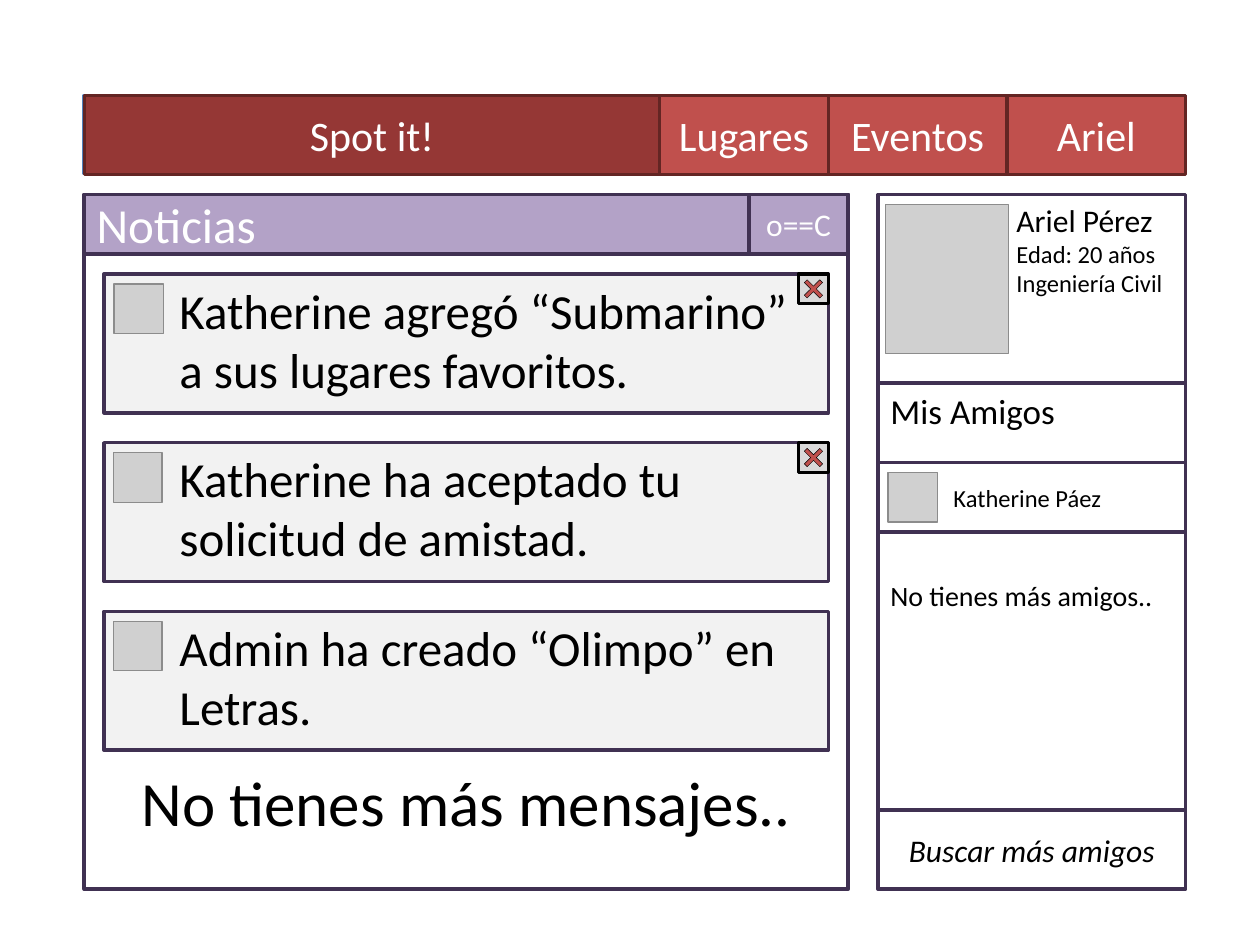
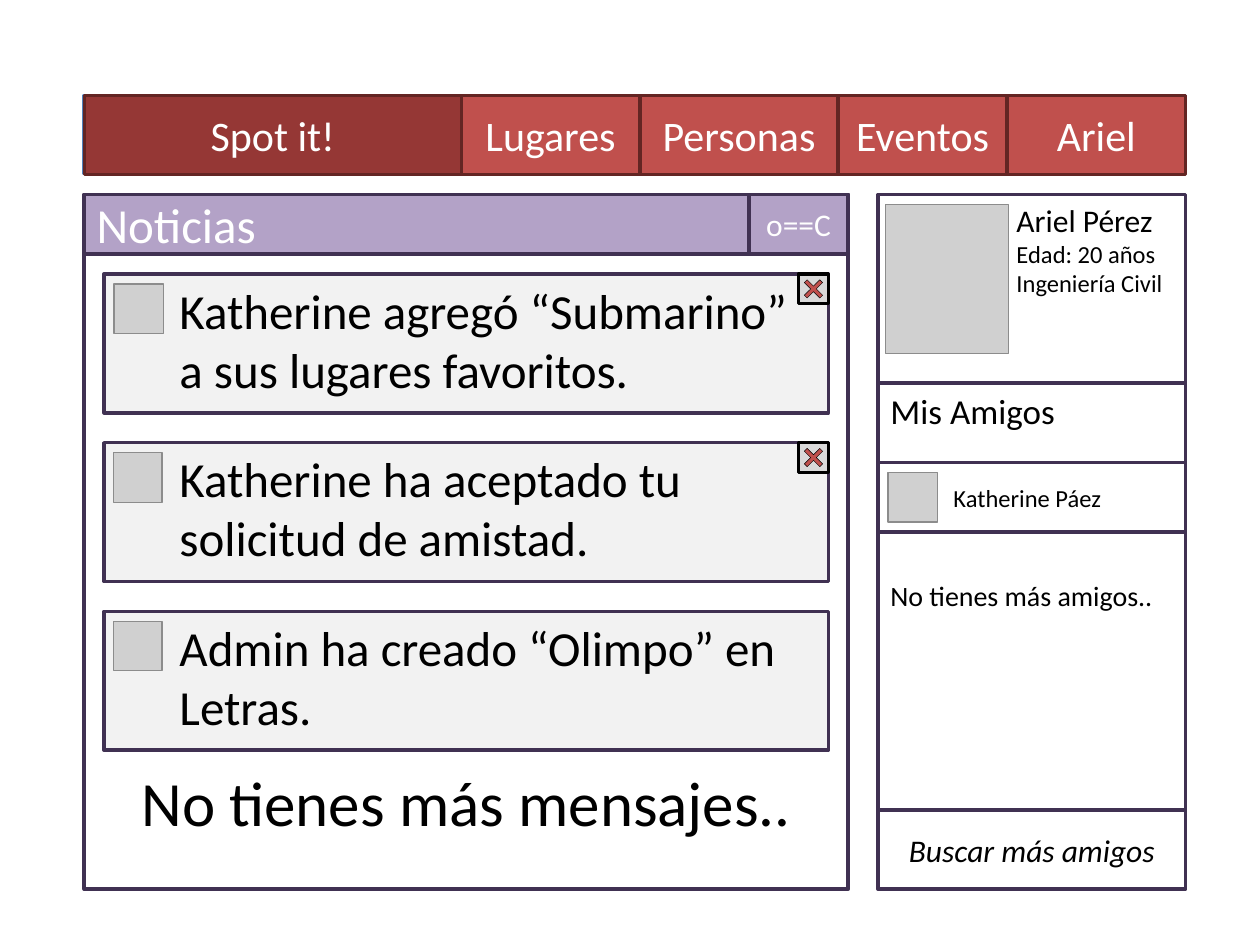
Before and after one commit to Ariel-Perez/Spot-It, a slide deck: slide 2 of Diseño/Spot it - Boceto de Interfaz.pptx. Drawn at 1260x945 pixels with LibreOffice and Linux fonts; fonts in the diff are those of the drawing; grey boxes stand for pictures. Boxes give left, top, right and bottom in pixels: in the first picture for what was removed or moved away, otherwise in the second. Text is boxed around its words. In the diff, an @@ line names an element or a change of style, - is before the commit and + after.

```diff
--- a/Diseño/Spot it - Boceto de Interfaz.pptx
+++ b/Diseño/Spot it - Boceto de Interfaz.pptx
@@ rectangle "Spot it!": place and size @@
-rectangle "Spot it!" at box(84, 96, 660, 175)
+rectangle "Spot it!" at box(84, 96, 461, 175)
@@ rectangle "Lugares": place and size @@
-rectangle "Lugares" at box(660, 96, 829, 175)
+rectangle "Lugares" at box(461, 96, 640, 175)
@@ rectangle added at box(640, 96, 838, 175), fill #C0504D, outline #632523 2 pt, 24 pt, text #FFFFFF @@
+Personas
@@ rectangle "Eventos": place and size @@
-rectangle "Eventos" at box(828, 96, 1007, 175)
+rectangle "Eventos" at box(838, 96, 1007, 175)
```
Also in this commit, not shown: 3 other slides changed, 2 slides added.
